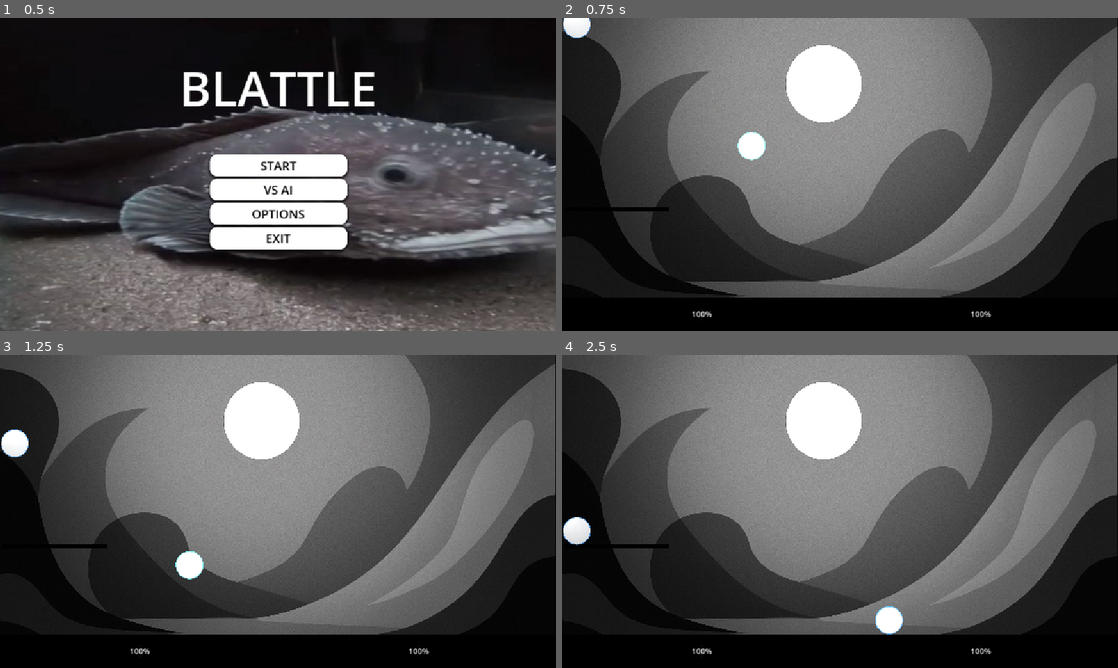
Above: before the commit, frames 1-4 (two rows, left to right).
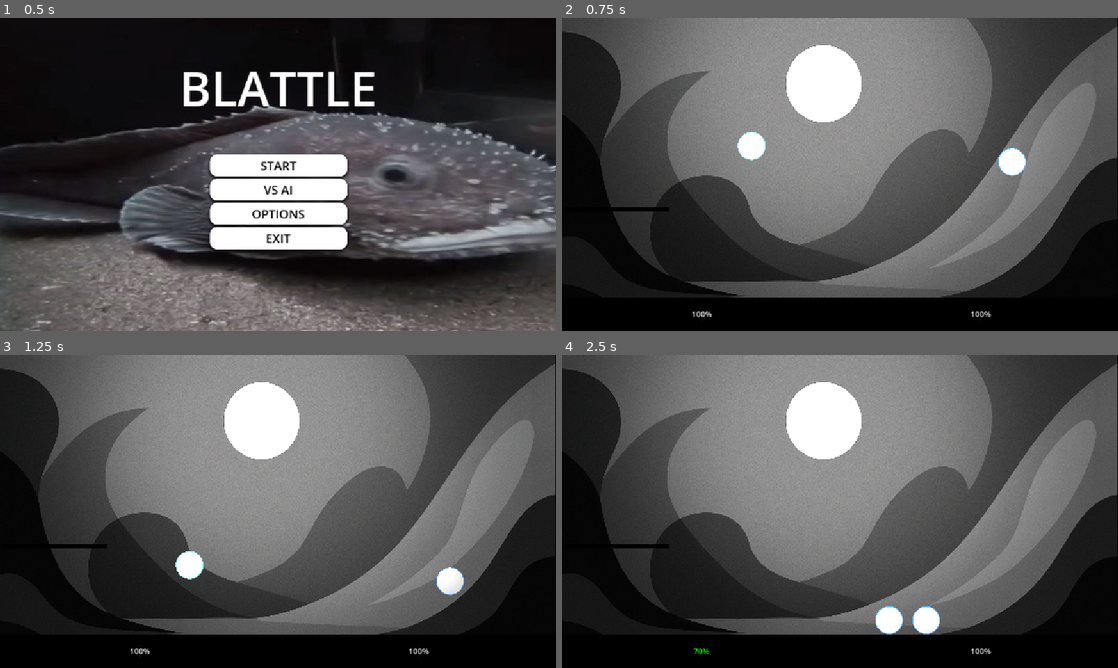
Above: after the commit, the same moments.

Repository: piperinnshall/Blattle
Game: Godot game, scene res://piper/scenes/menu/main_menu.tscn
Same seed, same stepped clock (60 frames per second), same inputs: the game is played once before the commit and once after it.
Inputs (mouse positions are in pixels of both pictures, inside the frame that each line leads up to):
- Up to frame 1 (0.5 s): no input
- Up to frame 2 (0.75 s): click "VS AI" at 0.5 s
- Up to frame 3 (1.25 s): no input
- Up to frame 4 (2.5 s): tap Enter (ui_accept) at 1.25 s; move the mouse to (962, 495) at 1.27 s; hold D (right) 1.28-2 s; click (962, 495) at 1.35 s; tap W (jump) at 1.52 s; drag from (728, 527) to (812, 574) at 2.02 s

Frame 1 is identical in both runs. In frame 2, 0.6% of the frame differs, in the area x 0-84%, y 0-51%; in frame 3, 0.7%; in frame 4, 0.8%, in the area x 0-68%, y 51-96%.

Commit message:
feat: Finished AI!

Diff:
--- a/leos/scenes/testlevel_ai.tscn
+++ b/leos/scenes/testlevel_ai.tscn
@@ -1,13 +1,11 @@
-[gd_scene load_steps=20 format=3 uid="uid://cle8w2xxw14u0"]
+[gd_scene load_steps=18 format=3 uid="uid://cle8w2xxw14u0"]
 
 [ext_resource type="Script" uid="uid://bvr74pqghfcdf" path="res://leos/scripts/testlevel.gd" id="1_r6uyr"]
 [ext_resource type="Texture2D" uid="uid://cqn6abucyx618" path="res://leos/assets/2c619dcb-a6ce-4f31-ae4d-376daaeffa7d.png" id="2_k288t"]
 [ext_resource type="PackedScene" uid="uid://cdcq14nucamxn" path="res://scenes/moon.tscn" id="5_1d370"]
-[ext_resource type="Script" uid="uid://dhs2db1osey0y" path="res://scripts/control.gd" id="5_k288t"]
 [ext_resource type="PackedScene" uid="uid://bv5jav4dhu5nu" path="res://scenes/HealthBars.tscn" id="6_bpqqv"]
 [ext_resource type="PackedScene" uid="uid://ceeb728grpkpp" path="res://piper/scenes/character/ai.tscn" id="7_4vdyh"]
 [ext_resource type="PackedScene" uid="uid://dyvaunj3fkxqn" path="res://scenes/DeathMenu.tscn" id="7_pibnn"]
-[ext_resource type="Script" uid="uid://ch5pyv34lj0mq" path="res://scripts/deathMenu.gd" id="7_ux2mn"]
 [ext_resource type="PackedScene" uid="uid://dm84abbsaarte" path="res://piper/scenes/character/player.tscn" id="8_ncsec"]
 
 [sub_resource type="RectangleShape2D" id="RectangleShape2D_6ewva"]
@@ -114,7 +112,6 @@
 offset_right = 578.0
 offset_bottom = 599.0
 grow_vertical = 1
-script = ExtResource("5_k288t")
 player1 = NodePath("../Player")
 player2 = NodePath("../Ai")
 
@@ -129,7 +126,6 @@
 offset_right = 621.0
 offset_bottom = 284.0
 size_flags_horizontal = 6
-script = ExtResource("7_ux2mn")
 
 [node name="Player" parent="." instance=ExtResource("8_ncsec")]
 position = Vector2(392, 252)
@@ -141,3 +137,5 @@
 input_heavy = "player2heavy"
 
 [node name="Ai" parent="." instance=ExtResource("7_4vdyh")]
+position = Vector2(932, 285)
+attack_range = 150.0
--- a/leos/scripts/deathMenu.gd
+++ b/leos/scripts/deathMenu.gd
@@ -8,9 +8,11 @@
 
 # Node references
 @onready var restart_button: Button = $VBoxContainer/RestartButton
+@onready var menu_button: HSlider = $VBoxContainer/MenuButton
 @onready var quit_button: Button = $VBoxContainer/QuitButton
 @onready var volume_label: Label = $VBoxContainer/VolumeLabel
 @onready var volume_slider: HSlider = $VBoxContainer/VolumeSlider
+
 
 # Audio bus index
 var sfx_bus_index: int
--- a/piper/resources/character/behaviours/aiattack.tres
+++ b/piper/resources/character/behaviours/aiattack.tres
@@ -6,7 +6,7 @@
 
 [resource]
 script = ExtResource("3_2lnvm")
-attack_offset = 32
+attack_offset = 85
 light_attack_duration = 0.15
 heavy_attack_duration = 0.35
 recovery_seconds = 1.0
--- a/piper/resources/character/behaviours/attack.tres
+++ b/piper/resources/character/behaviours/attack.tres
@@ -6,7 +6,7 @@
 
 [resource]
 script = ExtResource("1_jrocd")
-attack_offset = 32
+attack_offset = 85
 light_attack_duration = 0.15
 heavy_attack_duration = 0.35
 recovery_seconds = 1.0
--- a/piper/scenes/character/ai.tscn
+++ b/piper/scenes/character/ai.tscn
@@ -9,7 +9,7 @@
 [node name="Ai" instance=ExtResource("1_382f4")]
 script = ExtResource("2_s4182")
 chase_range = 400.0
-attack_range = 120.0
+attack_range = 150.0
 optimal_attack_distance = 80.0
 jump_threshold = 50.0
 attack_cooldown = 1.5
--- a/piper/scripts/character/ai.gd
+++ b/piper/scripts/character/ai.gd
@@ -1,7 +1,6 @@
 extends Character
 class_name FightingAI
 
-# AI States
 class AIState:
 	func act(ai: FightingAI, delta: float): pass
 	func get_movement_input(ai: FightingAI) -> float: return 0.0
@@ -9,6 +8,8 @@
 	func get_dash_input(ai: FightingAI) -> bool: return false
 	func get_light_input(ai: FightingAI) -> bool: return false
 	func get_heavy_input(ai: FightingAI) -> bool: return false
+
+#--- States ---
 
 class IdleState extends AIState:
 	func act(ai: FightingAI, delta: float):
@@ -75,14 +76,23 @@
 		var direction = sign(player.global_position.x - ai.global_position.x)
 		var distance = ai.global_position.distance_to(player.global_position)
 		if distance < ai.optimal_attack_distance:
-			return -direction * 0.5  # Back away slightly
+			return -direction * 0.5
 		return direction
 
+	# Simplified: return true if AI *wants* to perform the attack (proximity-based).
 	func get_light_input(ai: FightingAI) -> bool:
-		return attack_timer >= ai.attack_cooldown * 0.5
+		var player = ai.get_player()
+		if not player:
+			return false
+		var distance = ai.global_position.distance_to(player.global_position)
+		return distance <= ai.attack_range
 
 	func get_heavy_input(ai: FightingAI) -> bool:
-		return randf() < ai.heavy_attack_chance and attack_timer >= ai.attack_cooldown * 0.7
+		var player = ai.get_player()
+		if not player:
+			return false
+		var distance = ai.global_position.distance_to(player.global_position)
+		return distance <= ai.attack_range and randf() < ai.heavy_attack_chance
 
 class RetreatState extends AIState:
 	var retreat_timer: float = 0.0
@@ -101,28 +111,31 @@
 		return -sign(player.global_position.x - ai.global_position.x)
 
 	func get_dash_input(ai: FightingAI) -> bool:
-		return retreat_timer < ai.retreat_duration * 0.3  # Dash early in retreat
+		return retreat_timer < ai.retreat_duration * 0.3
 
-# AI Configuration
+#--- Configuration ---
+
 @export_group("AI Behavior")
 @export var chase_range: float = 400.0
-@export var attack_range: float = 120.0
+@export var attack_range: float = 150.0
 @export var optimal_attack_distance: float = 80.0
 @export var jump_threshold: float = 50.0
 @export var attack_cooldown: float = 1.5
 @export var retreat_duration: float = 0.8
 @export var heavy_attack_chance: float = 0.3
 
-# State instances
+#--- State instances ---
+
 var idle_state = IdleState.new()
 var chase_state = ChaseState.new()
 var attack_state = AttackState.new()
 var retreat_state = RetreatState.new()
 
-# Current state
+#--- Current state ---
+
 var current_state: AIState
 var update_timer: float = 0.0
-var update_frequency: float = 0.1  # Update AI logic 10 times per second
+var update_frequency: float = 0.1  # Update 10x per second
 
 func _ready():
 	super._ready()
@@ -131,7 +144,7 @@
 func _physics_process(delta):
 	super._physics_process(delta)
 
-	# Update AI logic at fixed intervals for performance
+	# Update AI logic at fixed intervals
 	update_timer += delta
 	if update_timer >= update_frequency:
 		current_state.act(self, delta)
@@ -141,7 +154,8 @@
 func change_state(new_state: AIState):
 	current_state = new_state
 
-# Override character input methods
+# -- Override ---
+
 func get_movement_input() -> float:
 	return current_state.get_movement_input(self)
 
@@ -157,7 +171,7 @@
 func get_heavy_input() -> bool:
 	return current_state.get_heavy_input(self)
 
-# Utility functions
+#--- Utility ---
 func get_player() -> Node:
 	var players = get_tree().get_nodes_in_group("Players")
 	return players[0] if players.size() > 0 else null
--- a/piper/scripts/character/character.gd
+++ b/piper/scripts/character/character.gd
@@ -57,6 +57,7 @@
 func get_heavy_input() -> bool: return false
 
 # --- Health System ---
+
 func get_health() -> float:
 	return _health
 
@@ -99,6 +100,7 @@
 		velocity.x = move_toward(velocity.x, 0.0, friction * delta)
 
 # --- Behaviours ---
+
 func reset_behaviour():
 	attack.reset()
 
@@ -111,6 +113,7 @@
 		input_buffer.erase(behaviour_str)
 
 # --- Input Buffer ---
+
 func buffer_input(action: String):
 	input_buffer[action] = buffer_time
 
--- a/scenes/DeathMenu.tscn
+++ b/scenes/DeathMenu.tscn
@@ -29,6 +29,10 @@
 layout_mode = 2
 text = "MATCH END"
 
+[node name="MenuButton" type="Button" parent="VBoxContainer"]
+layout_mode = 2
+text = "Menu"
+
 [node name="RestartButton" type="Button" parent="VBoxContainer"]
 layout_mode = 2
 text = "Restart
